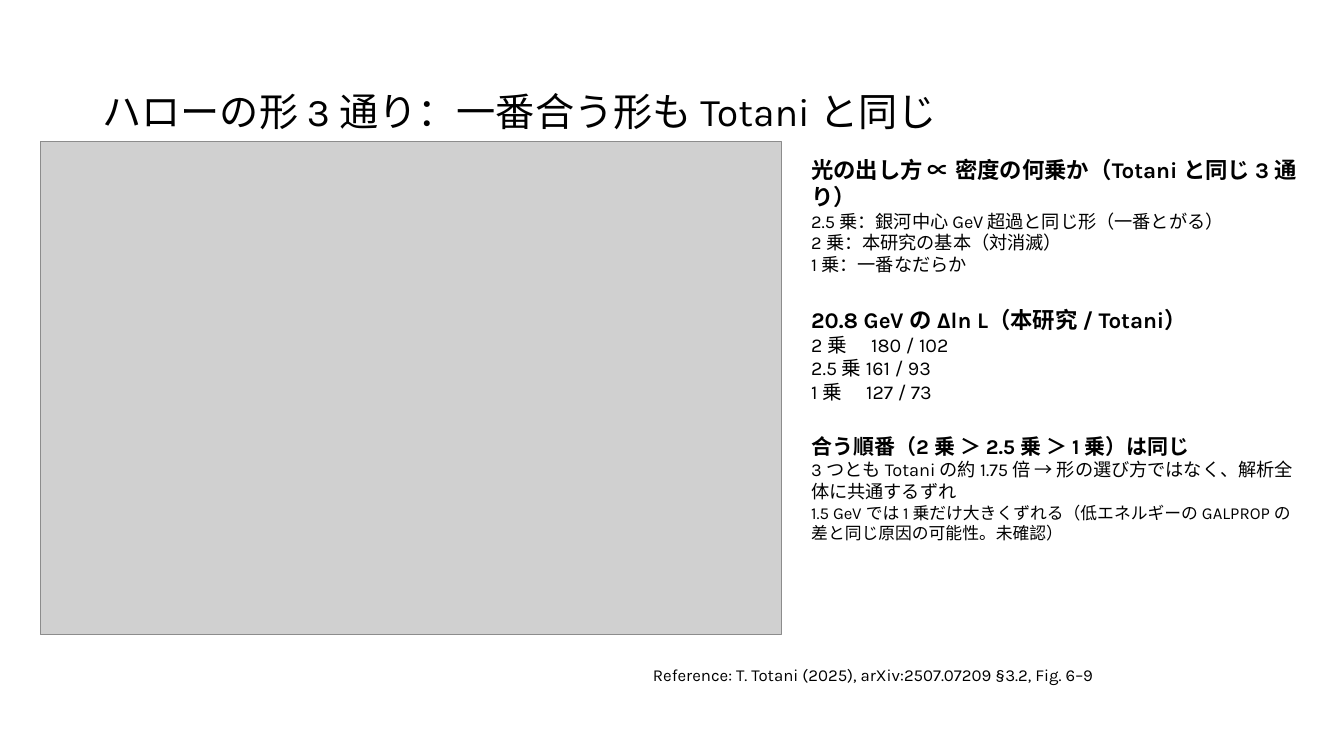
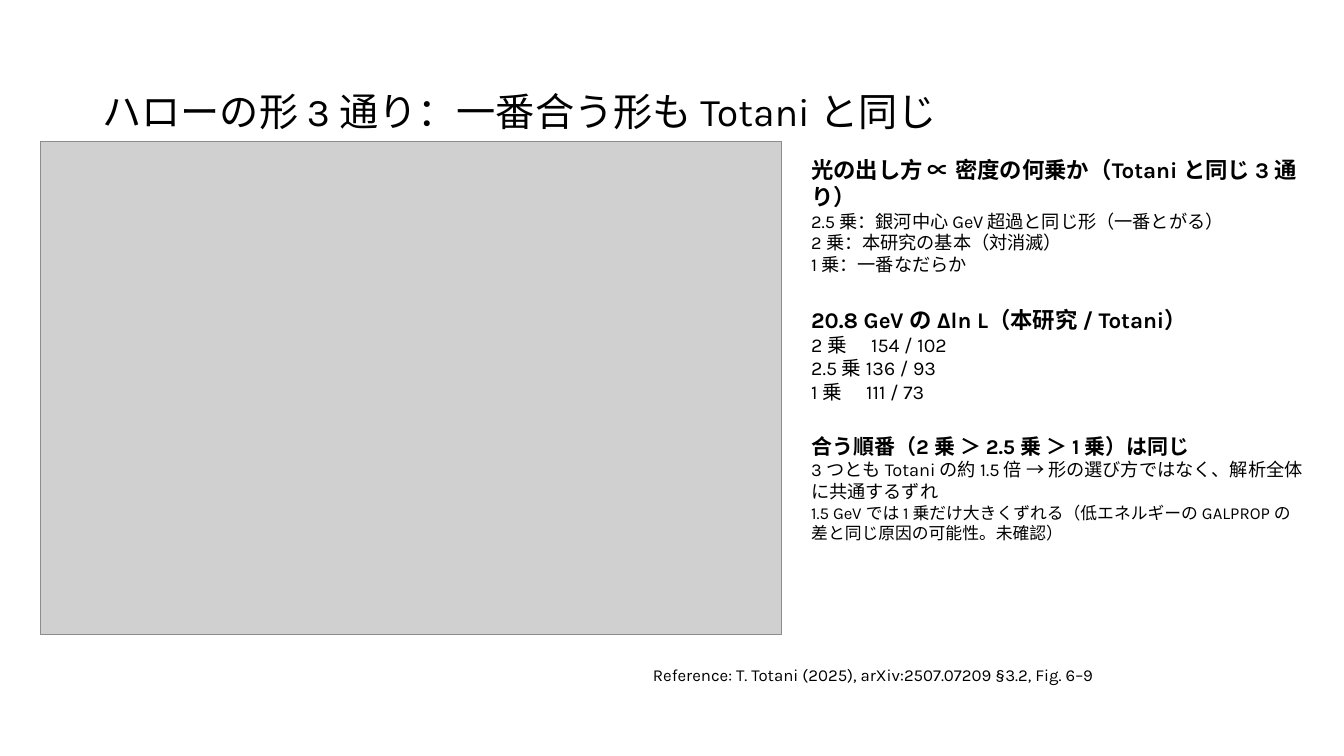
Before and after one commit to Mikann20041029/darkmatter-slides, a slide deck: slide 19 of slides/2026-10-03_研究進捗報告_claude_夕方版.pptx. Drawn at 1344x756 pixels with LibreOffice and Linux fonts; fonts in the diff are those of the drawing; grey boxes stand for pictures. Boxes give left, top, right and bottom in pixels: in the first picture for what was removed or moved away, otherwise in the second. Text is boxed around its words. In the diff, an @@ line names an element or a change of style, - is before the commit and + after.

```diff
--- a/slides/2026-10-03_研究進捗報告_claude_夕方版.pptx
+++ b/slides/2026-10-03_研究進捗報告_claude_夕方版.pptx
@@ text at [811, 336, 946, 401]: text changed @@
-2 乗 180 / 102
-2.5 乗 161 / 93
-1 乗 127 / 73
+2 乗 154 / 102
+2.5 乗 136 / 93
+1 乗 111 / 73
@@ text at [811, 460, 1302, 500]: text changed @@
-3 つとも Totani の約 1.75 倍 → 形の選び方ではなく、解析全体に共通するずれ
+3 つとも Totani の約 1.5 倍 → 形の選び方ではなく、解析全体に共通するずれ
```
Also in this commit, not shown: 14 other slides changed, 1 slide added.
